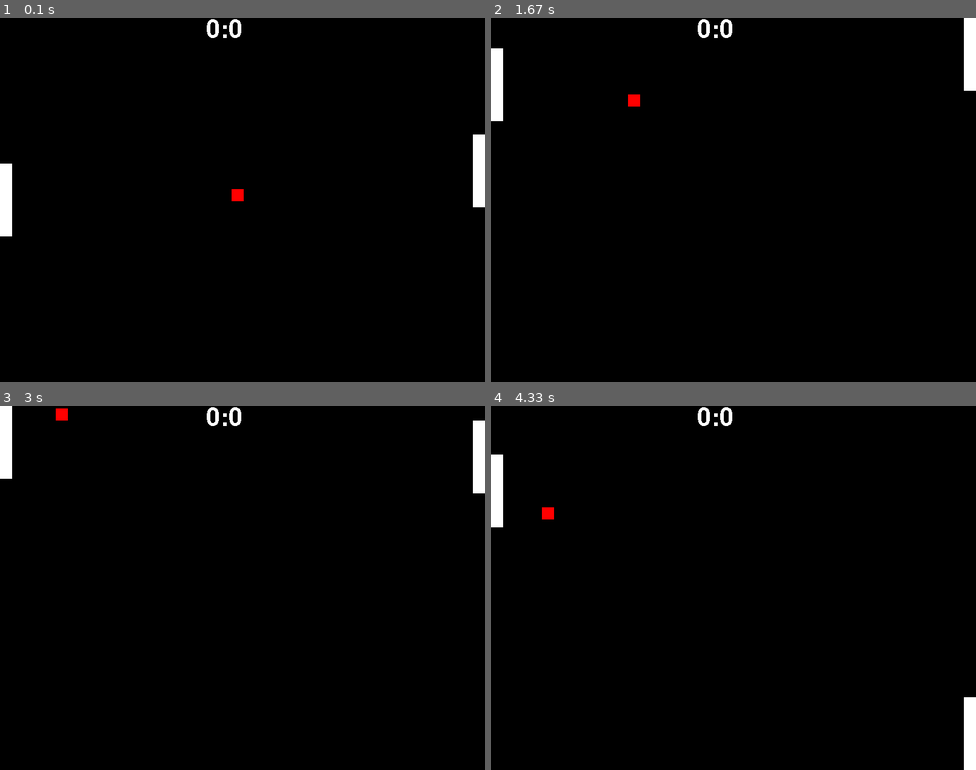
Above: before the commit, frames 1-4 (two rows, left to right).
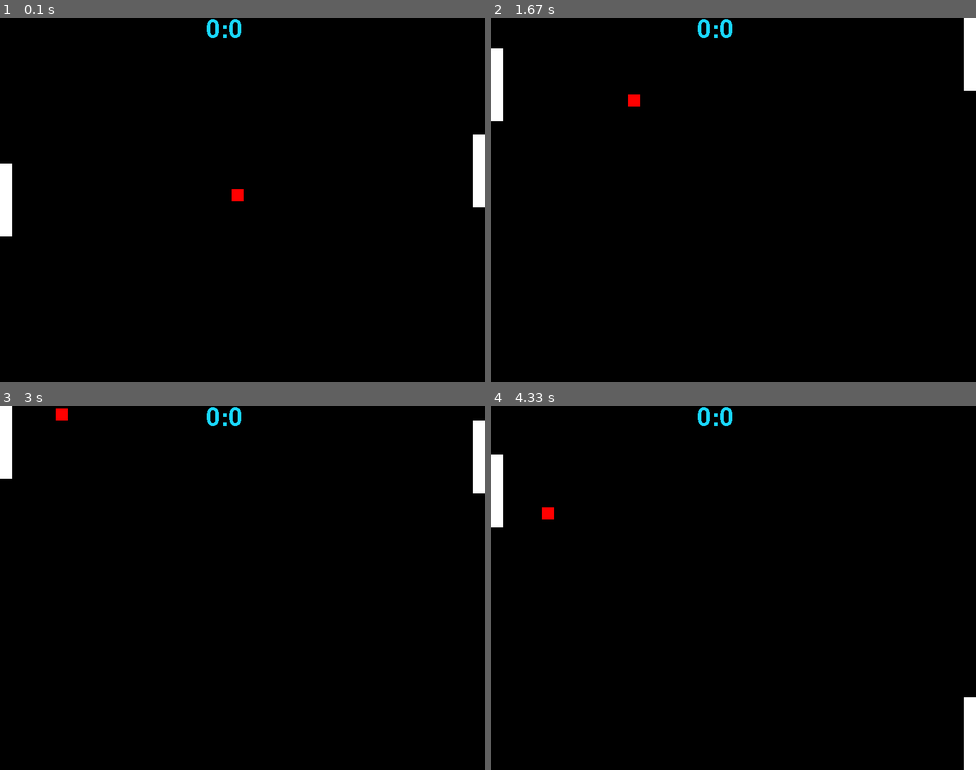
Above: after the commit, the same moments.

Repository: Deczu/Python-Learning
Game: pygame game, started from Pong-with-pygame/main.py
Two runs of this game, one before a commit and one after it. Both use one fixed random seed, a clock stepped at 60 frames per second and the inputs below.
Inputs:
- Up to frame 1 (0.1 s): no input
- Up to frame 2 (1.67 s): hold W 0.33-0.8 s; hold S 0.83-1.13 s; hold W 1.17-1.53 s; hold S from 1.57 s (still down)
- Up to frame 3 (3 s): release S at 1.93 s; hold W 1.97-2.27 s; hold S 2.3-2.6 s; hold W from 2.63 s (still down)
- Up to frame 4 (4.33 s): release W at 3 s; hold S 3.03-3.4 s; hold W 3.43-3.73 s; hold S 3.77-4.07 s; hold W from 4.1 s (still down)

The runs differ from the first frame. In frame 1, 0.2% of the frame differs, in the area x 42-50%, y 0-6%; in frame 2, 0.2%; in frame 3, 0.2%; in frame 4, 0.2%.

Commit message:
Testing git for this repo

Diff:
--- a/Pong-with-pygame/main.py
+++ b/Pong-with-pygame/main.py
@@ -44,7 +44,7 @@
     pygame.draw.rect(screen,(255,0,0),ball);
     sys_font = pygame.font.SysFont("None",60)
     text=str(score[0])+":"+str(score[1]);
-    rendered = sys_font.render(text,0,(255,255,255))
+    rendered = sys_font.render(text,0,(25,215,255))
     screen.blit(rendered,((rez[0]/2)-60,0))
     pygame.display.update();
     pygame.display.flip();
